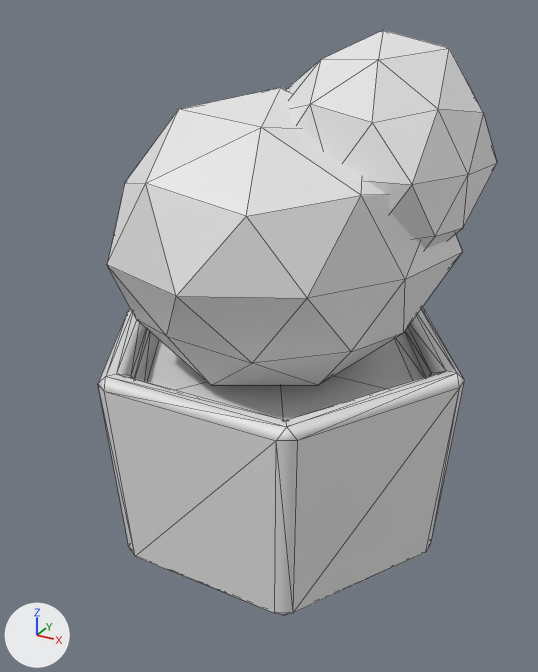
Renders of the glTF model modelos/ciudad/piezas/maceton.glb from each side of a commit.
Before and after are seen from a camera (50 mm lens) standing at (1.007, -1.896, 1.584) and looking at (-0.007, -0.053, 0.663). The axes (+X, +Y, +Z) are drawn at lower left. The lights are the same throughout. The picture after the commit comes second. Mesh edges are drawn as thin lines. Vertices at exactly the same position are counted once.

Names of what the first picture shows: 'maceton'.
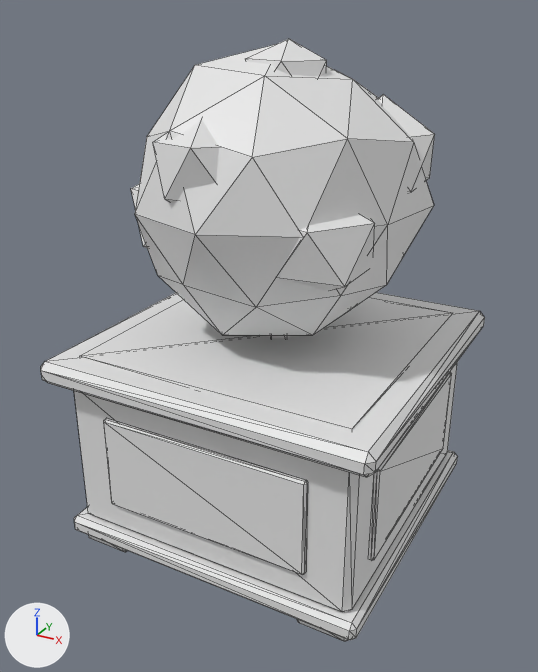
What the commit changed:
me_maceton is used by ob_maceton; location (0.0, 0.0, 0.0).
me_maceton had 157 vertices, 302 faces and spanned x -0.58..0.58, y -0.53..0.53, z 0.0..1.53.
me_maceton now has 410 vertices, 736 faces and spans x -0.52..0.52, y -0.52..0.52, z 0.0..1.51.
me_maceton part 1: a new loose piece, a box spanning x -0.43..0.43, y -0.43..0.43, z 0.635..0.655.
me_maceton part 2: a new loose piece, a 6-sided cut cone along z (radius 0.05 at the low end, 0.04 at the high end) spanning x -0.043..0.043, y -0.05..0.05, z 0.62..0.82.
me_maceton part 3: the loose piece of 42 vertices spanning x -0.49..0.5, y -0.53..0.53, z 0.53..1.39 is scaled about its middle by (0.839, 0.838, 0.967), then moved by (0.0, 0.0, 0.13).
me_maceton part 4: the loose piece of 73 vertices spanning x -0.58..0.58, y -0.52..0.52, z 0.0..0.65 is rebuilt with 24 vertices and now spans x -0.46..0.46, y -0.46..0.46, z 0.09..0.59.
me_maceton part 5: 42 vertices removed from x -0.06..0.56, y -0.2..0.44, z 0.9..1.53; 324 vertices added at x -0.52..0.52, y -0.52..0.52, z 0.0..1.51.

Boxes (x1, y1, x2, y2) around the edits, measured in the pictures (538 x 672 px; the box of a moved part takes in the faces that stretch with it):
'maceton', reshaped (11% wider): before (98, 30, 497, 615); after (41, 39, 485, 642)
part 1 of me_maceton, added: after (80, 297, 453, 430)
part 2 of me_maceton, added (mostly hidden): after (268, 335, 291, 338)
part 3 of me_maceton, moved or reshaped: before (107, 88, 462, 385); after (135, 44, 434, 335)
part 4 of me_maceton, rebuilt: before (98, 308, 465, 615); after (74, 361, 458, 612)
part 5 of me_maceton, reshaped: before (286, 30, 497, 249); after (41, 39, 485, 642)
